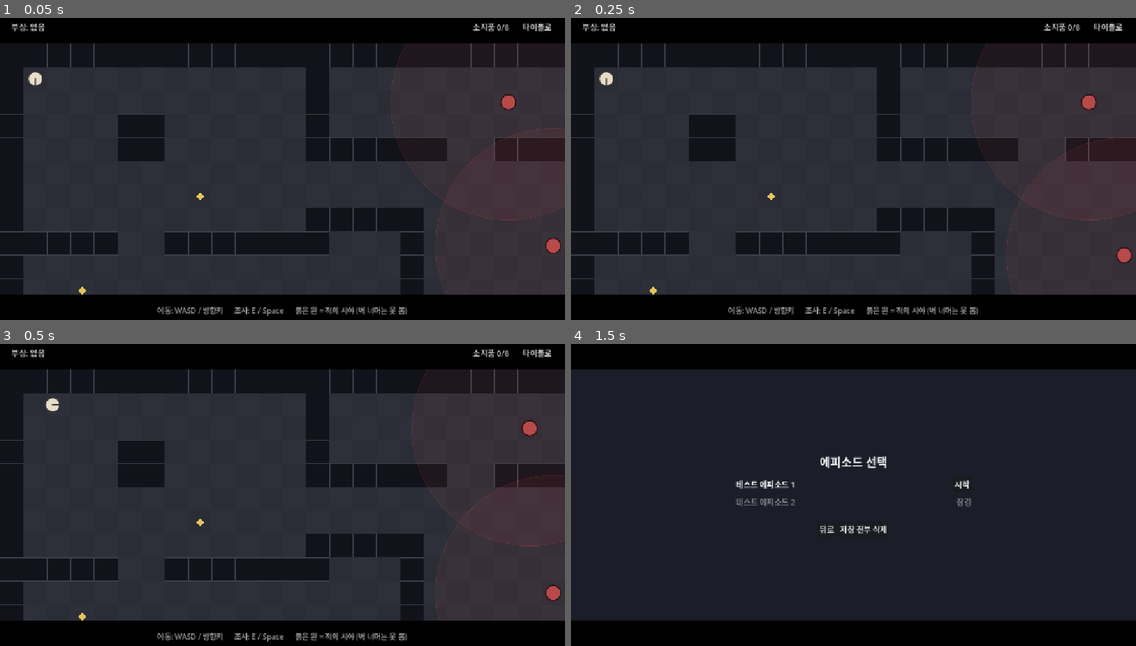
Above: before the commit, frames 1-4 (two rows, left to right).
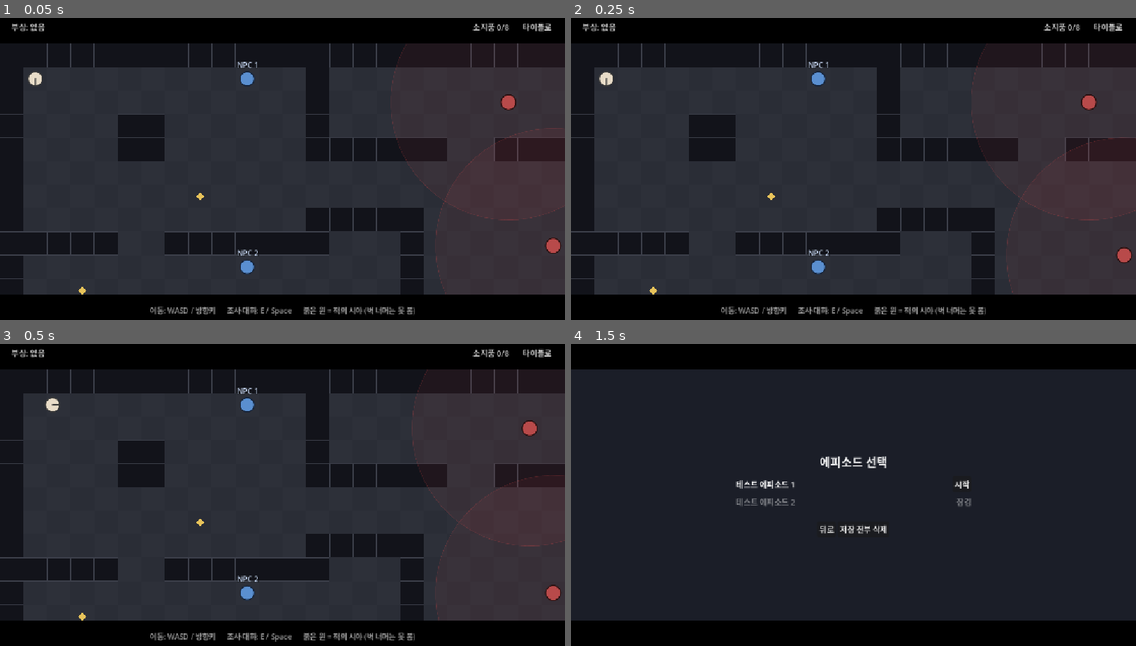
Above: after the commit, the same moments.

Repository: HomilBBANG/rt_Tevah
Game: Godot game, scene res://tests/field_smoke.tscn
Same seed, same stepped clock (60 frames per second), same inputs: the game is played once before the commit and once after it. This scene is started directly instead of the project's main scene.
Inputs:
- Up to frame 1 (0.05 s): no input
- Up to frame 2 (0.25 s): no input
- Up to frame 3 (0.5 s): no input
- Up to frame 4 (1.5 s): click "타이틀로" at 0.5 s; click "시작" at 1.25 s

The runs differ from the first frame. In frame 1, 1.0% of the frame differs, in the area x 26-74%, y 14-99%; in frame 2, 1.0%; in frame 3, 1.0%; in frame 4, nothing differs.

Commit message:
Connect NPC dialogue to the field
- FieldObjects npc: blue placeholder that blocks movement; E/Space talks
- The dialogue screen (main_play, embedded) opens over the dimmed field
  and runs StoryRunner.start_dialogue; EXIT returns to the field after
  any remaining system message pages
- Dialogue screen disconnects its autoload signals when closed
- field_smoke covers both NPCs, item choice and flag carry-over

Co-Authored-By: Claude Opus 5.5 <noreply@anthropic.com>

Diff:
--- a/scenes/field/field.gd
+++ b/scenes/field/field.gd
@@ -2,18 +2,22 @@
 ## 탑뷰 탐험 필드 (기획서 §6, §17.2 2단계). 맵은 data/maps.json (tools/maps/*.txt + FieldObjects 시트).
 ##
 ## 이동 → 적과 닿으면 턴제 전투(화면 위에 겹쳐 띄움) → 승리: 적 제거 / 도주: 잠시 유예 / 사망: 처음부터
+## NPC 에게 말을 걸면 대화 화면(scenes/main_play)을 겹쳐 띄우고 필드 대화를 진행, EXIT 에서 복귀.
 ## 플레이어 신체 상태(부상·절단)는 전투 사이에 이어진다 (한 회차 동안).
 ##
-## TODO(다음 단계): 시간 흐름(§4), 생존 파라미터(§5), NPC 대화 연결, 맵 이동, 베이스캠프·회차 저장(§11–13)
+## TODO(다음 단계): 시간 흐름(§4), 생존 파라미터(§5), 맵 이동, 베이스캠프·회차 저장(§11–13)
 
 const Combat = preload("res://core/combat/combat.gd")
 const InputActions = preload("res://core/input_actions.gd")
 const CombatScene = preload("res://scenes/combat.tscn")
+const DialogueScene = preload("res://scenes/main_play.tscn")
+const NpcScript = preload("res://scenes/field/field_npc.gd")
 const PlayerScript = preload("res://scenes/field/field_player.gd")
 const EnemyScript = preload("res://scenes/field/field_enemy.gd")
 
 const WALL_LAYER := 1
 const ACTOR_LAYER := 2
+const NPC_LAYER := 4
 const INTERACT_RANGE := 1.1      # 칸
 
 ## 다음에 열 맵 (비어 있으면 첫 번째 맵)
@@ -24,10 +28,12 @@
 var frozen := false
 var player: CharacterBody2D
 var enemies: Array = []
-var spots: Array = []            # 조사 지점 [{ data, pos, done }]
+var spots: Array = []            # 조사 지점 [{ kind: "spot", data, pos, done }]
+var npcs: Array = []             # NPC [{ kind: "npc", data, pos, node }]
 var player_body := {}            # 전투 사이에 이어지는 부위 상태
 
 var _combat_ui: Node
+var _dialogue_ui: Node
 var _combat_enemy: Node
 var _near_spot := {}
 
@@ -92,7 +98,7 @@
 	player.radius = tile * 0.3
 	player.speed = cfg.call("field_player_speed", 4)
 	player.collision_layer = ACTOR_LAYER
-	player.collision_mask = WALL_LAYER
+	player.collision_mask = WALL_LAYER | NPC_LAYER
 	player.position = _tile_center(map.start[0], map.start[1])
 	_add_circle_shape(player, player.radius)
 	var cam := Camera2D.new()
@@ -128,7 +134,18 @@
 				add_child(e)
 				enemies.append(e)
 			"investigate":
-				spots.append({"data": o, "pos": pos, "done": false})
+				spots.append({"kind": "spot", "data": o, "pos": pos, "done": false})
+			"npc":
+				var n := StaticBody2D.new()
+				n.set_script(NpcScript)
+				n.radius = tile * 0.3
+				n.display_name = o.name
+				n.collision_layer = NPC_LAYER
+				n.collision_mask = 0
+				n.position = pos
+				_add_circle_shape(n, n.radius)
+				add_child(n)
+				npcs.append({"kind": "npc", "data": o, "pos": pos, "node": n})
 
 
 func _tile_center(x: float, y: float) -> Vector2:
@@ -168,20 +185,30 @@
 
 func _update_near_spot() -> void:
 	var best := {}
-	for s in spots:
-		if s.pos.distance_to(player.global_position) <= INTERACT_RANGE * tile:
+	var best_d := INF
+	for s in spots + npcs:
+		var d: float = s.pos.distance_to(player.global_position)
+		if d <= INTERACT_RANGE * tile and d < best_d:
 			best = s
+			best_d = d
 	if best != _near_spot:
 		_near_spot = best
 		%Prompt.visible = not best.is_empty()
-		if not best.is_empty():
+		if best.is_empty():
+			pass
+		elif best.kind == "npc":
+			%Prompt.text = "[E / Space]  대화: %s" % best.data.name
+		else:
 			%Prompt.text = "[E / Space]  조사: %s%s" % [best.data.name, "  (조사함)" if best.done else ""]
 
 
 # ---------------------------------------------------------------- 조사
-## 가까운 조사 지점 조사. 아이템은 처음 한 번만.
+## 가까운 조사 지점 조사(아이템은 처음 한 번만) 또는 NPC 대화.
 func interact() -> void:
 	if _near_spot.is_empty():
+		return
+	if _near_spot.kind == "npc":
+		_start_dialogue(_near_spot)
 		return
 	var s := _near_spot
 	var lines := PackedStringArray([s.data.text])
@@ -222,6 +249,25 @@
 	frozen = false
 
 
+# ---------------------------------------------------------------- NPC 대화
+func _start_dialogue(npc: Dictionary) -> void:
+	frozen = true
+	%Prompt.visible = false
+	_near_spot = {}
+	_dialogue_ui = DialogueScene.instantiate()
+	_dialogue_ui.embedded = true
+	_dialogue_ui.finished.connect(_on_dialogue_finished)
+	%Overlay.add_child(_dialogue_ui)
+	StoryRunner.start_dialogue(npc.data.ref)
+
+
+func _on_dialogue_finished() -> void:
+	_dialogue_ui.queue_free()
+	_dialogue_ui = null
+	frozen = false
+	_update_hud()
+
+
 # ---------------------------------------------------------------- 전투
 func _start_combat(enemy: Node) -> void:
 	frozen = true
@@ -232,7 +278,7 @@
 	_combat_ui.enemy_id_override = enemy.data.ref
 	_combat_ui.player_state = player_body
 	_combat_ui.finished.connect(_on_combat_finished)
-	%CombatLayer.add_child(_combat_ui)
+	%Overlay.add_child(_combat_ui)
 
 
 func _on_combat_finished(outcome: String) -> void:
--- a/scenes/field/field.tscn
+++ b/scenes/field/field.tscn
@@ -62,7 +62,7 @@
 anchor_bottom = 1.0
 theme_override_colors/font_color = Color(0.6, 0.6, 0.6, 1)
 theme_override_font_sizes/font_size = 15
-text = "이동: WASD / 방향키      조사: E / Space      붉은 원 = 적의 시야 (벽 너머는 못 봄)"
+text = "이동: WASD / 방향키      조사·대화: E / Space      붉은 원 = 적의 시야 (벽 너머는 못 봄)"
 horizontal_alignment = 1
 vertical_alignment = 1
 
@@ -121,6 +121,6 @@
 layout_mode = 2
 text = "처음부터"
 
-[node name="CombatLayer" type="CanvasLayer" parent="."]
+[node name="Overlay" type="CanvasLayer" parent="."]
 unique_name_in_owner = true
 layer = 10
--- /dev/null
+++ b/scenes/field/field_npc.gd
@@ -0,0 +1,15 @@
+extends StaticBody2D
+## 탐험 중 NPC (아트 전 placeholder: 파란 원 + 이름). 플레이어는 통과할 수 없고, 가까이서 조사 키로 대화.
+
+var radius := 15.0
+var display_name := ""
+
+
+func _draw() -> void:
+	draw_circle(Vector2.ZERO, radius, Color("5a8fd0"))
+	draw_circle(Vector2.ZERO, radius, Color("15233a"), false, 2.0, true)
+	var f := ThemeDB.fallback_font
+	var w := f.get_string_size(display_name, HORIZONTAL_ALIGNMENT_LEFT, -1, 15).x
+	var pos := Vector2(-w / 2.0, -radius - 8)
+	draw_string_outline(f, pos, display_name, HORIZONTAL_ALIGNMENT_LEFT, -1, 15, 5, Color.BLACK)
+	draw_string(f, pos, display_name, HORIZONTAL_ALIGNMENT_LEFT, -1, 15, Color("cfe0ff"))
--- a/scenes/main_play.gd
+++ b/scenes/main_play.gd
@@ -12,11 +12,17 @@
 
 const ChoiceButton = preload("res://ui/choice_button.gd")
 
+## 탐험 필드 위에 겹쳐 띄운 NPC 대화가 끝남 (embedded 일 때만)
+signal finished
+
 # 말풍선 위치 (기획서 기준, 화면 비율). 꼬리 방향에 따라 좌우로 약간 이동. none = 주인공(꼬리 없음)
 const BUBBLE_X := {"left": [0.266, 0.676], "right": [0.287, 0.697], "none": [0.287, 0.697]}
 const SIDES := ["left", "right"]
 const BUBBLE_Y := [0.68, 0.83]
 const PREV_BUBBLE_Y := [0.485, 0.635]
+
+## 필드에서 NPC 대화용으로 띄울 때 add_child 전에 true. 이때는 launch() 대신 필드가 start_dialogue() 를 부른다.
+var embedded := false
 
 var _pages: Array = []          # [{kind, text, speaker_id}]
 var _page_i := -1
@@ -29,31 +35,53 @@
 var _slots := ["", ""]          # 초상화 자리 [왼쪽, 오른쪽] 에 선 NPC char_id
 var _slot_spoke := [0, 0]       # 각 자리가 마지막으로 말한 순번
 var _line_no := 0
+var _closing := false           # 필드 대화가 끝났고 남은 페이지만 보여주는 중
+var _links: Array = []          # [[signal, callable]] — 화면이 닫힐 때 끊는다
 
 
 func _ready() -> void:
-	StoryRunner.node_shown.connect(_on_node_shown)
-	StoryRunner.choices_shown.connect(_on_choices_shown)
-	StoryRunner.message.connect(func(t): _pending_msgs.append(t))
-	StoryRunner.messages_cleared.connect(func():
+	_link(StoryRunner.node_shown, _on_node_shown)
+	_link(StoryRunner.choices_shown, _on_choices_shown)
+	_link(StoryRunner.message, func(t): _pending_msgs.append(t))
+	_link(StoryRunner.messages_cleared, func():
 		_pending_msgs.clear()
 		_pending_dice = {})
-	StoryRunner.dice_rolled.connect(func(r): _pending_dice = r)
-	StoryRunner.ending_reached.connect(_on_ending)
-	StoryRunner.inventory_full.connect(%Inventory.open_discard)
-	GameState.stats_changed.connect(_update_status)
-	GameState.inventory_changed.connect(_update_status)
+	_link(StoryRunner.dice_rolled, func(r): _pending_dice = r)
+	_link(StoryRunner.ending_reached, _on_ending)
+	_link(StoryRunner.dialogue_ended, _on_dialogue_ended)
+	_link(StoryRunner.inventory_full, %Inventory.open_discard)
+	_link(GameState.stats_changed, _update_status)
+	_link(GameState.inventory_changed, _update_status)
 	%InventoryButton.pressed.connect(%Inventory.open_browse)
 	%MenuButton.pressed.connect(func(): get_tree().change_scene_to_file("res://scenes/episode_select.tscn"))
 	%ClickCatcher.gui_input.connect(func(e):
 		if e is InputEventMouseButton and e.pressed and e.button_index == MOUSE_BUTTON_LEFT:
 			advance())
 	_update_status()
-	StoryRunner.launch()
+	if embedded:
+		# 필드 위 대화: 체력·정신력·시간 표시와 메뉴는 숨기고, 뒤의 필드가 비치게
+		%Stats.visible = false
+		%MenuButton.visible = false
+		$Scene.color.a = 0.55
+	else:
+		StoryRunner.launch()
+
+
+func _exit_tree() -> void:
+	for l in _links:
+		if l[0].is_connected(l[1]):
+			l[0].disconnect(l[1])
+	_links.clear()
+
+
+func _link(sig: Signal, callable: Callable) -> void:
+	sig.connect(callable)
+	_links.append([sig, callable])
 
 
 func _unhandled_input(event: InputEvent) -> void:
-	if event.is_action_pressed("ui_accept") and not %Inventory.visible:
+	var go := event.is_action_pressed("ui_accept") or (InputMap.has_action("interact") and event.is_action_pressed("interact"))
+	if go and not %Inventory.visible:
 		advance()
 		get_viewport().set_input_as_handled()
 
@@ -67,6 +95,8 @@
 		return
 	if _page_i < _pages.size() - 1:
 		_next_page()
+	elif _closing:
+		finished.emit()
 	elif not _ended and _choices.is_empty():
 		StoryRunner.continue_story()
 
@@ -99,6 +129,18 @@
 	_ended = true
 	%InventoryButton.disabled = true
 	_start_pages()
+
+
+## 필드 대화가 EXIT 에 닿음: 남은 시스템 메시지가 있으면 보여준 뒤 닫는다
+func _on_dialogue_ended() -> void:
+	_pages = []
+	_flush_messages()
+	_choices = []
+	_closing = true
+	if _pages.is_empty():
+		finished.emit()
+	else:
+		_start_pages()
 
 
 func _flush_messages() -> void:
--- a/tests/field_smoke.gd
+++ b/tests/field_smoke.gd
@@ -43,6 +43,34 @@
 	_press("interact")
 	await _wait(0.1)
 	check(not f.frozen, "메시지 닫기")
+
+	# NPC 대화: NPC 1 (10,1) 옆에서 E → 대화 화면이 필드 위에 뜸
+	check(f.npcs.size() == 2, "NPC 2명")
+	_teleport(9, 1)
+	await _wait(0.15)
+	check("대화: NPC 1" in f.get_node("%Prompt").text, "NPC 근처 → 대화 안내")
+	_press("interact")
+	await _wait(0.3)
+	var dlg: Node = f._dialogue_ui
+	check(dlg != null and f.frozen, "대화 화면 열림, 필드 멈춤")
+	await _snap("npc_dialogue")
+	await _press_button(dlg, "[아이템] 칼 보여주기")
+	await _snap("npc_protagonist_line")
+	check(GameState.has_flag("showed_knife"), "아이템 선택지 → 플래그")
+	dlg.advance()
+	await _wait(0.2)
+	check(f._dialogue_ui == null and not f.frozen, "EXIT → 필드로 복귀")
+	# NPC 2 (10,9): NPC 1 대화에서 켠 플래그로 선택지가 열림
+	_teleport(11, 9)
+	await _wait(0.15)
+	_press("interact")
+	await _wait(0.3)
+	dlg = f._dialogue_ui
+	check(dlg != null and _find_button(dlg, "칼 이야기 (flag:showed_knife)") != null, "NPC 2: 플래그로 열린 선택지")
+	await _snap("npc2_dialogue")
+	await _press_button(dlg, "대화 끝내기")
+	await _wait(0.2)
+	check(f._dialogue_ui == null and not f.frozen, "대화 끝내기 → 복귀")
 
 	# 추격: 적 1 (21,2) 시야 안, 벽 없는 곳으로
 	var e1: Node = f.enemies[0]
@@ -92,6 +120,22 @@
 	await _wait(0.1)
 
 
+func _find_button(root: Node, text: String) -> Button:
+	for c in root.find_children("*", "Button", true, false):
+		if c.text == text and c.is_visible_in_tree():
+			return c
+	return null
+
+
+func _press_button(root: Node, text: String) -> void:
+	var b := _find_button(root, text)
+	if b == null:
+		check(false, "버튼 없음: " + text)
+	else:
+		b.pressed.emit()
+	await _wait(0.2)
+
+
 func _teleport(tx: float, ty: float) -> void:
 	f.player.position = Vector2((tx + 0.5) * f.tile, (ty + 0.5) * f.tile)
 
Not shown, changed: CLAUDE.md
